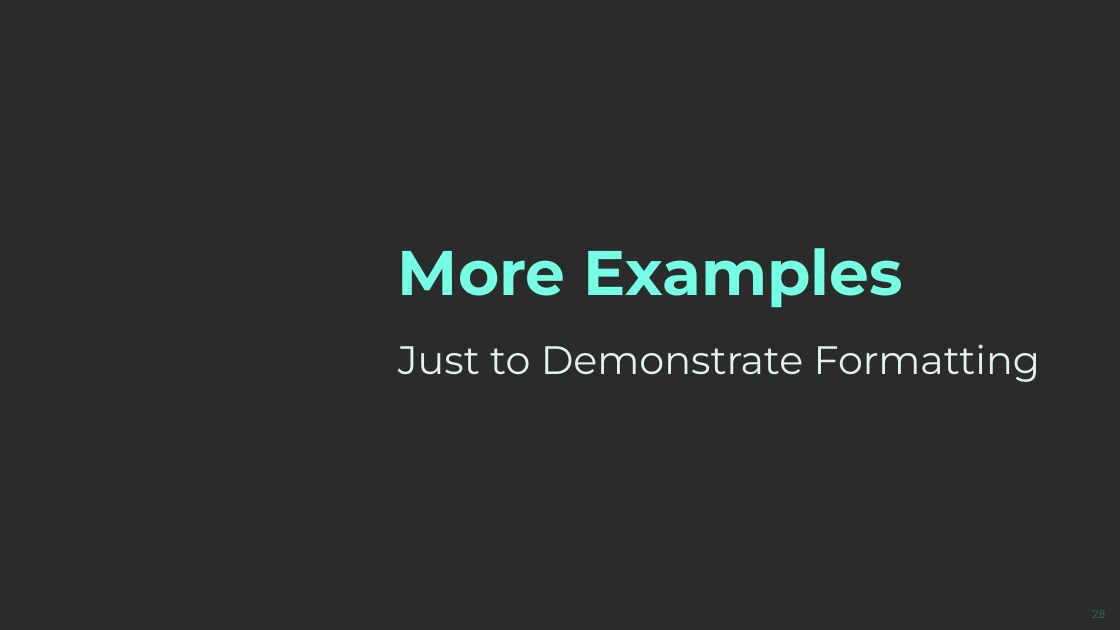
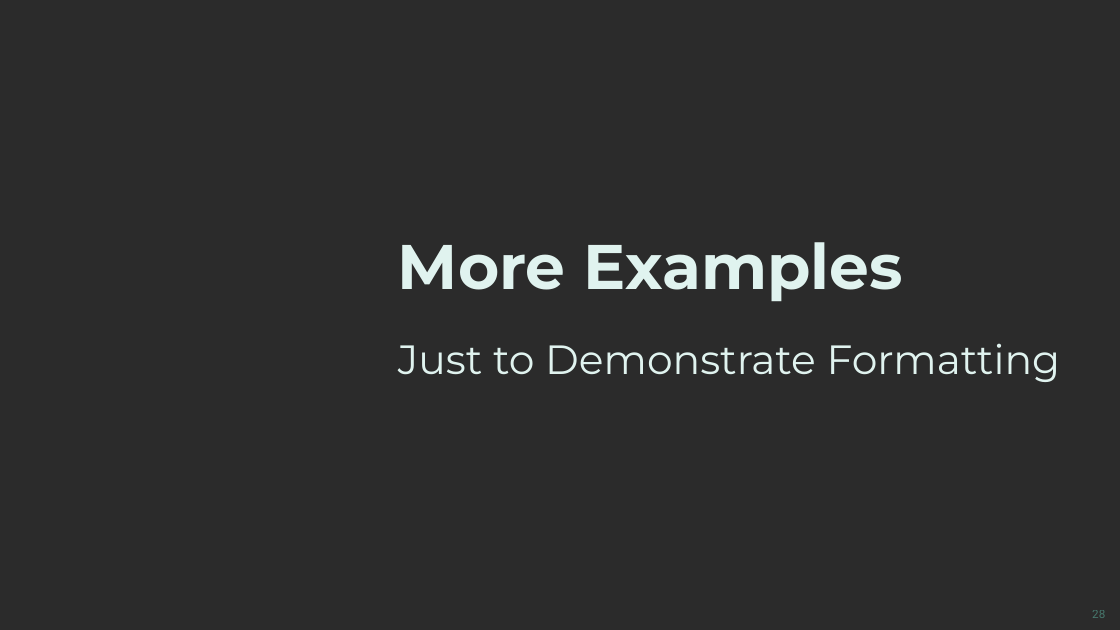
Before and after one commit to SoftUni/SoftUni-Course-Converter, a slide deck: slide 28 of Document-Templates/SoftUni-AI-PowerPoint-Template-EN-Oct-2024.pptx. Drawn at 1120x630 pixels with LibreOffice and Linux fonts; fonts in the diff are those of the drawing; background and template pictures are left out; a plain dark background stands for a picture behind light text. Boxes give left, top, right and bottom in pixels: in the first picture for what was removed or moved away, otherwise in the second. Text is boxed around its words. In the diff, an @@ line names an element or a change of style, - is before the commit and + after.

Commit message:
bug fixes

```diff
--- a/Document-Templates/SoftUni-AI-PowerPoint-Template-EN-Oct-2024.pptx
+++ b/Document-Templates/SoftUni-AI-PowerPoint-Template-EN-Oct-2024.pptx
@@ title "More Examples" at <box>398,242,903,302</box>: text colour #75FFE5 to #E0F3EF; line spacing 1.05 to 1 @@
@@ text "Just to Demonstrate Formatting" at <box>398,343,1061,382</box>: size 34 to 35 pt @@
@@ page number at <box>1092,610,1105,618</box>: text colour #3CA28C at 50% opacity to #63C5B0 at 50% opacity @@
```
Also in this commit, not shown: 7 other slides changed, 2 slides added.
